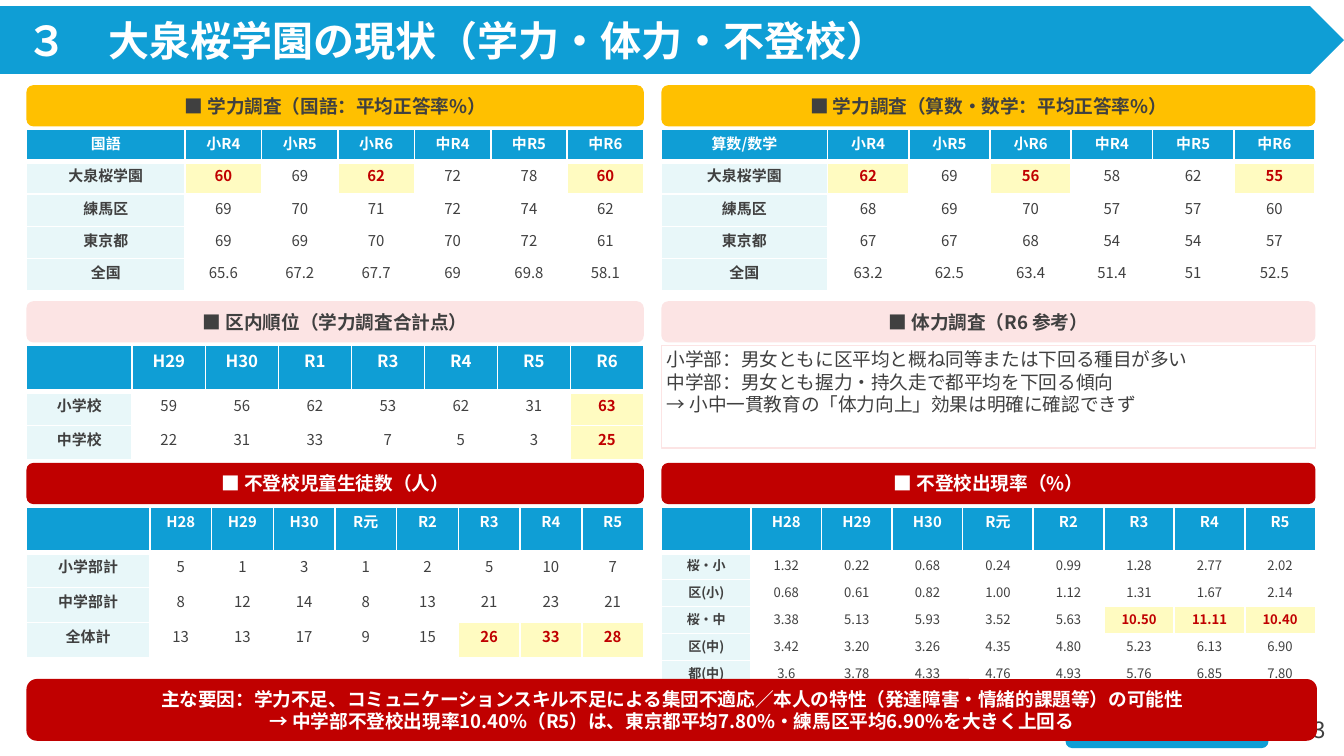
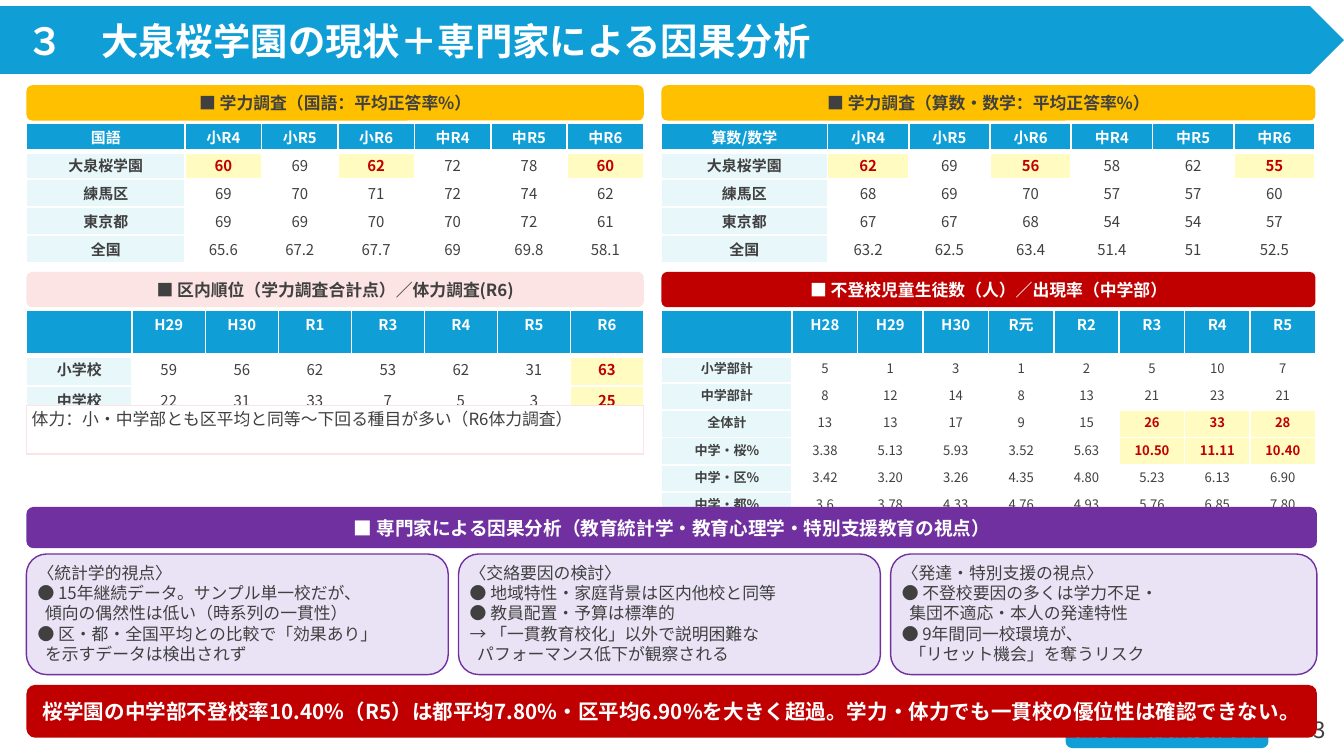
Before and after one commit to contynet730-star/con30, a slide deck: slide 4 of output/小中一貫教育（大泉桜学園）_改良版.pptx. Drawn at 1344x756 pixels with LibreOffice and Linux fonts; fonts in the diff are those of the drawing. Boxes give left, top, right and bottom in pixels: in the first picture for what was removed or moved away, otherwise in the second. Text is boxed around its words. In the diff, an @@ line names an element or a change of style, - is before the commit and + after.

```diff
--- a/output/小中一貫教育（大泉桜学園）_改良版.pptx
+++ b/output/小中一貫教育（大泉桜学園）_改良版.pptx
@@ text in pentagon arrow at (26, 23, 810, 59): text changed; size 22 to 20 pt @@
-３ 大泉桜学園の現状（学力・体力・不登校）
+３ 大泉桜学園の現状＋専門家による因果分析
@@ rounded rectangle "■ 学力調査（国語：平均正答率%）" at (27, 85, 644, 120): size 10 to 9 pt @@
@@ rounded rectangle "■ 学力調査（国語：平均正答率%）": place and size @@
-rounded rectangle "■ 学力調査（国語：平均正答率%）" at (27, 85, 644, 126)
+rounded rectangle "■ 学力調査（国語：平均正答率%）" at (27, 85, 644, 120)
@@ rounded rectangle "■ 学力調査（算数・数学：平均正答率%）": place and size @@
-rounded rectangle "■ 学力調査（算数・数学：平均正答率%）" at (661, 85, 1316, 126)
+rounded rectangle "■ 学力調査（算数・数学：平均正答率%）" at (661, 85, 1316, 120)
@@ rounded rectangle "■ 学力調査（算数・数学：平均正答率%）" at (661, 85, 1316, 120): size 10 to 9 pt @@
@@ table: place and size @@
-table at (27, 129, 645, 290)
+table at (27, 124, 645, 263)
@@ table: place and size @@
-table at (661, 129, 1312, 290)
+table at (661, 124, 1312, 263)
@@ rounded rectangle "■ 区内順位（学力調査合計点）／体力調査(R6)": place and size @@
-rounded rectangle "■ 区内順位（学力調査合計点）／体力調査(R6)" at (27, 301, 644, 343)
+rounded rectangle "■ 区内順位（学力調査合計点）／体力調査(R6)" at (27, 271, 644, 306)
@@ text in rounded rectangle at (177, 281, 513, 300): text changed; size 10 to 9 pt @@
-■ 区内順位（学力調査合計点）
+■ 区内順位（学力調査合計点）／体力調査(R6)
@@ rounded rectangle "■ 不登校児童生徒数（人）／出現率（中学部）": place and size @@
-rounded rectangle "■ 不登校児童生徒数（人）／出現率（中学部）" at (27, 462, 644, 504)
+rounded rectangle "■ 不登校児童生徒数（人）／出現率（中学部）" at (661, 271, 1316, 306)
@@ text in rounded rectangle at (831, 281, 1167, 298): text changed; size 10 to 9 pt @@
-■ 不登校児童生徒数（人）
+■ 不登校児童生徒数（人）／出現率（中学部）
@@ table at (27, 310, 641, 415) @@
@@ size 9 to 8 pt in "H29", "H30", "R1", "R3" and 3 more places @@
@@ table: place and size @@
-table at (27, 345, 641, 451)
+table at (27, 310, 641, 415)
@@ table at (661, 310, 1318, 518) @@
-row 2: 桜・小 | 1.32 | 0.22 | 0.68 | 0.24 | 0.99 | 1.28 | 2.77 | 2.02
-row 3: 区(小) | 0.68 | 0.61 | 0.82 | 1.00 | 1.12 | 1.31 | 1.67 | 2.14
-row 4: 桜・中 | 3.38 | 5.13 | 5.93 | 3.52 | 5.63 | 10.50 | 11.11 | 10.40
-row 5: 区(中) | 3.42 | 3.20 | 3.26 | 4.35 | 4.80 | 5.23 | 6.13 | 6.90
-row 6: 都(中) | 3.6 | 3.78 | 4.33 | 4.76 | 4.93 | 5.76 | 6.85 | 7.80
+row 2: 小学部計 | 5 | 1 | 3 | 1 | 2 | 5 | 10 | 7
+row 3: 中学部計 | 8 | 12 | 14 | 8 | 13 | 21 | 23 | 21
+row 4: 全体計 | 13 | 13 | 17 | 9 | 15 | 26 | 33 | 28
+row 5: 中学・桜% | 3.38 | 5.13 | 5.93 | 3.52 | 5.63 | 10.50 | 11.11 | 10.40
+row 6: 中学・区% | 3.42 | 3.20 | 3.26 | 4.35 | 4.80 | 5.23 | 6.13 | 6.90
+row 7: 中学・都% | 3.6 | 3.78 | 4.33 | 4.76 | 4.93 | 5.76 | 6.85 | 7.80
@@ table: place and size @@
-table at (661, 507, 1310, 686)
+table at (661, 310, 1318, 518)
@@ rounded rectangle removed at (661, 301, 1316, 343) @@
-■ 体力調査（R6 参考）
@@ rectangle removed at (661, 345, 1316, 449) @@
-小学部：男女ともに区平均と概ね同等または下回る種目が多い
-中学部：男女とも握力・持久走で都平均を下回る傾向
-→ 小中一貫教育の「体力向上」効果は明確に確認できず
@@ rectangle added at (27, 406, 644, 454), fill #FFFFFF, outline #FCE4E4 0.75 pt, 9 pt, text #404040 @@
+体力：小・中学部とも区平均と同等～下回る種目が多い（R6体力調査）
@@ rounded rectangle removed at (661, 462, 1316, 504) @@
-■ 不登校出現率（%）
@@ table removed at (27, 507, 645, 648), 4 rows, 9 columns @@
- | H28 | H29 | H30 | R元 | R2 | R3 | R4 | R5
-小学部計 | 5 | 1 | 3 | 1 | 2 | 5 | 10 | 7
-中学部計 | 8 | 12 | 14 | 8 | 13 | 21 | 23 | 21
-全体計 | 13 | 13 | 17 | 9 | 15 | 26 | 33 | 28
@@ rounded rectangle added at (27, 507, 1317, 548), fill #7030A0, 10 pt, text #FFFFFF, bold @@
+■ 専門家による因果分析（教育統計学・教育心理学・特別支援教育の視点）
@@ rounded rectangle added at (27, 554, 449, 675), fill #E9E3F5, outline #7030A0 0.75 pt, 9 pt, text #404040 @@
+〈統計学的視点〉
+● 15年継続データ。サンプル単一校だが、
+傾向の偶然性は低い（時系列の一貫性）
+● 区・都・全国平均との比較で「効果あり」
+を示すデータは検出されず
@@ rounded rectangle added at (458, 554, 880, 675), fill #E9E3F5, outline #7030A0 0.75 pt, 9 pt, text #404040 @@
+〈交絡要因の検討〉
+● 地域特性・家庭背景は区内他校と同等
+● 教員配置・予算は標準的
+→ 「一貫教育校化」以外で説明困難な
+パフォーマンス低下が観察される
@@ rounded rectangle added at (891, 554, 1317, 675), fill #E9E3F5, outline #7030A0 0.75 pt, 9 pt, text #404040 @@
+〈発達・特別支援の視点〉
+● 不登校要因の多くは学力不足・
+集団不適応・本人の発達特性
+● 9年間同一校環境が、
+「リセット機会」を奪うリスク
@@ rounded rectangle "桜学園の中学部不登校率10.40%（R5）は都平均7.80%・区平均6.90%を大きく超過。学力・体力でも一貫校の優位性 ...": place and size @@
-rounded rectangle "桜学園の中学部不登校率10.40%（R5）は都平均7.80%・区平均6.90%を大きく超過。学力・体力でも一貫校の優位性 ..." at (27, 679, 1317, 741)
+rounded rectangle "桜学園の中学部不登校率10.40%（R5）は都平均7.80%・区平均6.90%を大きく超過。学力・体力でも一貫校の優位性 ..." at (27, 685, 1317, 738)
@@ text in rounded rectangle at (43, 701, 1300, 721): text changed; size 10 to 11 pt @@
-主な要因：学力不足、コミュニケーションスキル不足による集団不適応／本人の特性（発達障害・情緒的課題等）の可能性
-→ 中学部不登校出現率10.40%（R5）は、東京都平均7.80%・練馬区平均6.90%を大きく上回る
+桜学園の中学部不登校率10.40%（R5）は都平均7.80%・区平均6.90%を大きく超過。学力・体力でも一貫校の優位性は確認できない。
```
Also in this commit, not shown: 3 other slides changed, 1 other file.
